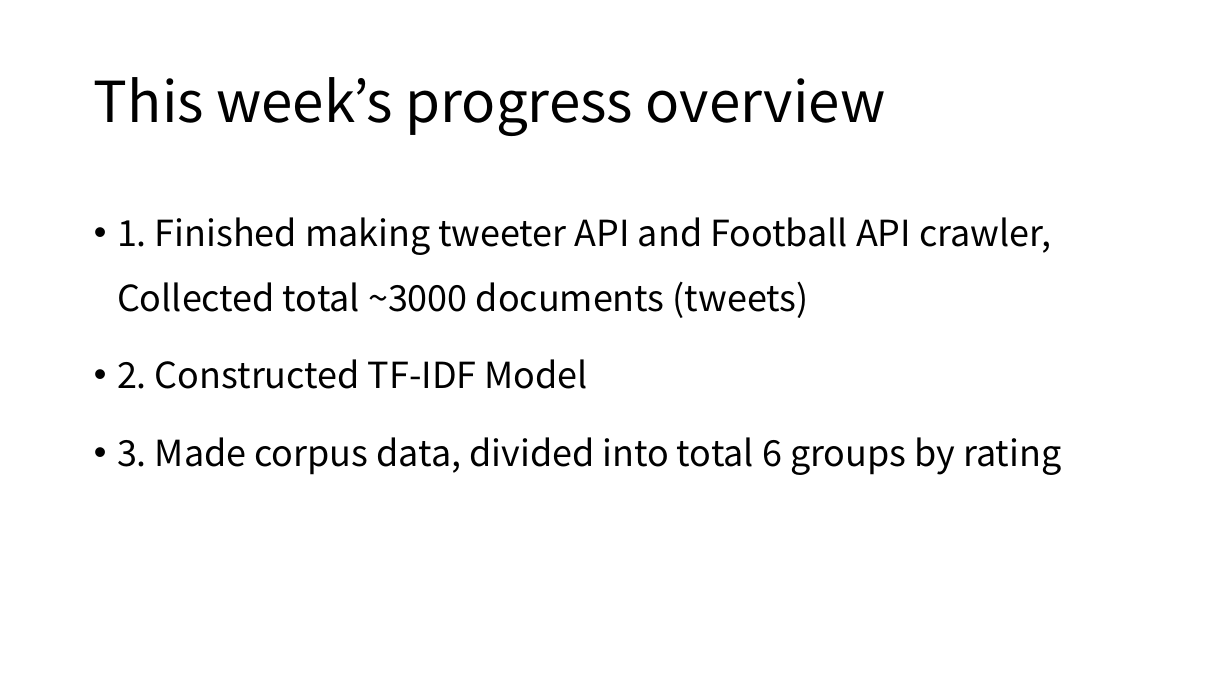
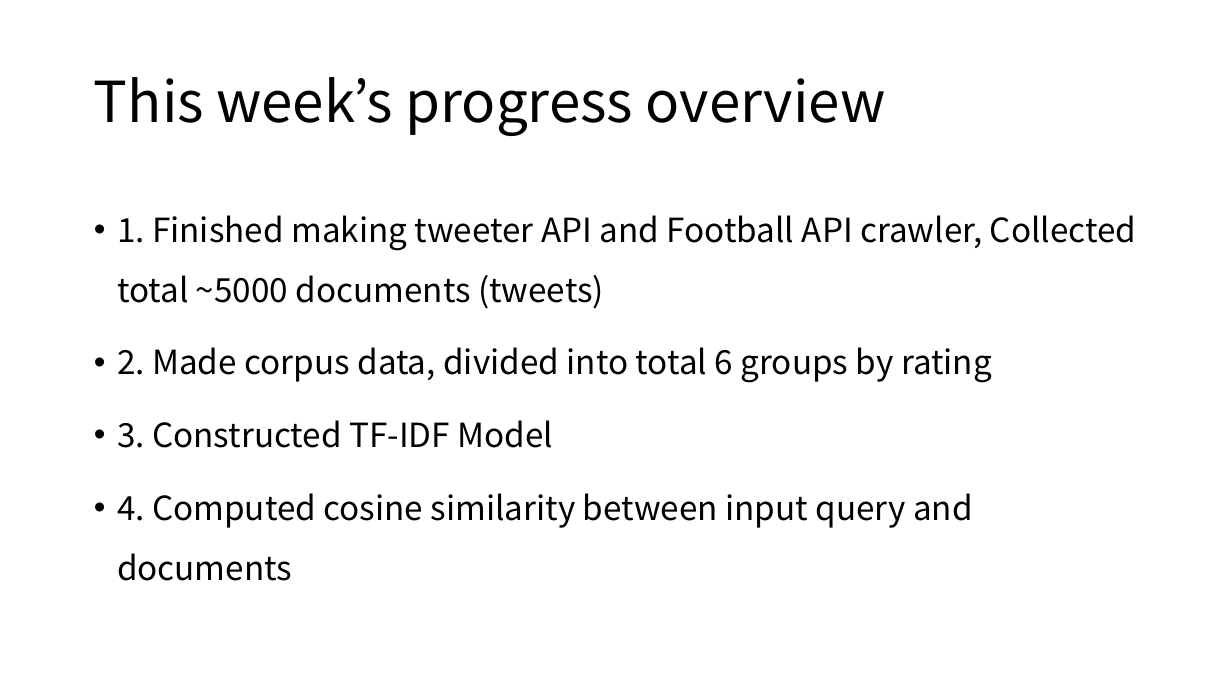
Before and after one commit to irun-soccer/irun, a slide deck: slide 4 of docs/nlp_IRun_03.pptx. Drawn at 1232x693 pixels with LibreOffice and Linux fonts; fonts in the diff are those of the drawing. Boxes give left, top, right and bottom in pixels: in the first picture for what was removed or moved away, otherwise in the second. Text is boxed around its words. In the diff, an @@ line names an element or a change of style, - is before the commit and + after.

```diff
--- a/docs/nlp_IRun_03.pptx
+++ b/docs/nlp_IRun_03.pptx
@@ text at box(117, 215, 1136, 581): text changed; size 28 to 25.9 pt @@
-• 1. Finished making tweeter API and Football API crawler, Collected total ~3000 documents (tweets)
-• 2. Constructed TF-IDF Model
-• 3. Made corpus data, divided into total 6 groups by rating
+• 1. Finished making tweeter API and Football API crawler, Collected total ~5000 documents (tweets)
+• 2. Made corpus data, divided into total 6 groups by rating
+• 3. Constructed TF-IDF Model
+• 4. Computed cosine similarity between input query and documents
```
Also in this commit, not shown: 2 other slides changed.
